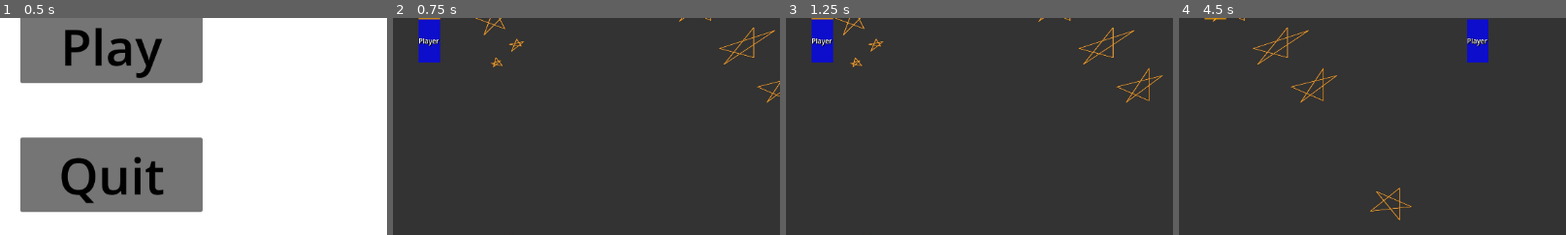
Above: before the commit, frames 1-4 (left to right).
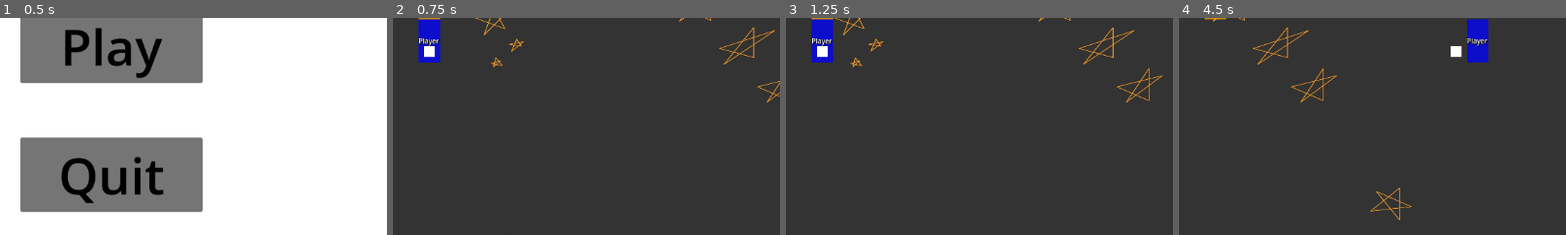
Above: after the commit, the same moments.

Repository: Alexander-Worley/Outer-Plates
Game: Godot game, scene res://MainMenu/mainMenu.tscn
The game is run twice, just before and just after one commit, with the same random seed, the same clock (stepped at 60 frames per second) and the same inputs.
Inputs:
- Up to frame 1 (0.5 s): no input
- Up to frame 2 (0.75 s): click "Play" at 0.5 s
- Up to frame 3 (1.25 s): no input
- Up to frame 4 (4.5 s): hold Right (ui_right) 1.28-2.03 s; hold Down (ui_down) 2.03-2.78 s; hold Right (ui_right) 2.78-3.53 s; hold Up (ui_up) 3.53-4.28 s; hold Left (ui_left) from 4.28 s (still down)
The pictures show only the part of the screen within x 45-95%, y 42-92%; the shares and areas given below are measured in that part.

Frame 1 is identical in both runs. In frame 2, 0.1% of the frame differs, in the area x 8-11%, y 12-19%; in frame 3, 0.1%; in frame 4, 0.2%, in the area x 70-74%, y 12-19%.

Commit message:
Defined item pickup range for players
Added a pickup range that shifts with the player. (i.e. if the player walks to the left, their pickup range will be on their left side)

Diff:
--- a/Global/global.gd
+++ b/Global/global.gd
@@ -2,7 +2,9 @@
 
 # GLOBAL VARIABLES
 # This file contains this project's global variables (and global constants)
-# To access global variable "x", call "global.x" anywhere.
-	# "global.x" is case-specific
+# To access global variable "x", call "Global.x" anywhere.
+	# "Global.x" is case-specific
 # example: const TIME_LIMIT = 300
 # example: var health = 10
+
+var PIXEL_DIMENSION = 32 # Deimension of pixel art assets
--- a/Global/utils.gd
+++ b/Global/utils.gd
@@ -2,7 +2,7 @@
 
 # GLOBAL FUNCTIONS
 # This file contains this project's global functions
-# To access global function "x", call "utils.x" anywhere.
-	# "utils.x" is case-specific
+# To access global function "x", call "Utils.x" anywhere.
+	# "Utils.x" is case-specific
 # example: func saveGame(): ...
 # example: func loadGame(): ...
--- a/Restaurant/Player/player.gd
+++ b/Restaurant/Player/player.gd
@@ -1,18 +1,27 @@
 extends CharacterBody2D
 
 const SPEED = 300.0
+
+# Given whether the player is moving up, down, left, right, or diagonal,
+# set the position of their pickup range
+func set_pickup_range_position(horizontal, vertical):
+	horizontal *= Global.PIXEL_DIMENSION
+	vertical *= Global.PIXEL_DIMENSION
+	$pickup_range.position = Vector2(horizontal, vertical)
 
 func _physics_process(delta):
 	# TODO: Replace "ui" variables with custom gameplay actions
 	# Gets the input movements and handles the movement/deceleration.
 	var horizontalMovement = Input.get_axis("ui_left", "ui_right")
+	var verticalMovement = Input.get_axis("ui_up", "ui_down")
 	if horizontalMovement:
 		velocity.x = horizontalMovement * SPEED
+		set_pickup_range_position(horizontalMovement, verticalMovement)
 	else:
 		velocity.x = move_toward(velocity.x, 0, SPEED)
-	var verticalMovement = Input.get_axis("ui_up", "ui_down")
 	if verticalMovement:
 		velocity.y = verticalMovement * SPEED
+		set_pickup_range_position(horizontalMovement, verticalMovement)
 	else:
 		velocity.y = move_toward(velocity.y, 0, SPEED)
 
--- a/Restaurant/Player/player.tscn
+++ b/Restaurant/Player/player.tscn
@@ -1,9 +1,11 @@
-[gd_scene load_steps=3 format=3 uid="uid://d1ahdwi2ft7k0"]
+[gd_scene load_steps=4 format=3 uid="uid://d1ahdwi2ft7k0"]
 
 [ext_resource type="LabelSettings" uid="uid://s0sx8xhp2m43" path="res://devTools/devLables.tres" id="1_lb2iq"]
 
 [sub_resource type="RectangleShape2D" id="RectangleShape2D_kn0nk"]
 size = Vector2(32, 32)
+
+[sub_resource type="CircleShape2D" id="CircleShape2D_5x6jq"]
 
 [node name="Player" type="CharacterBody2D"]
 
@@ -41,3 +43,20 @@
 horizontal_alignment = 1
 vertical_alignment = 1
 autowrap_mode = 3
+
+[node name="pickup_range" type="Area2D" parent="."]
+
+[node name="CollisionShape2D" type="CollisionShape2D" parent="pickup_range"]
+shape = SubResource("CircleShape2D_5x6jq")
+
+[node name="TestReticle" type="ColorRect" parent="pickup_range/CollisionShape2D"]
+custom_minimum_size = Vector2(16, 16)
+anchors_preset = 15
+anchor_right = 1.0
+anchor_bottom = 1.0
+offset_left = -8.0
+offset_top = -8.0
+offset_right = 8.0
+offset_bottom = 8.0
+grow_horizontal = 2
+grow_vertical = 2
--- a/project.godot
+++ b/project.godot
@@ -17,8 +17,8 @@
 
 [autoload]
 
-Global="*res://Global/global.gd"
-Utils="*res://Global/utils.gd"
+Global="*res://Global/Global.gd"
+Utils="*res://Global/Utils.gd"
 
 [rendering]
 
